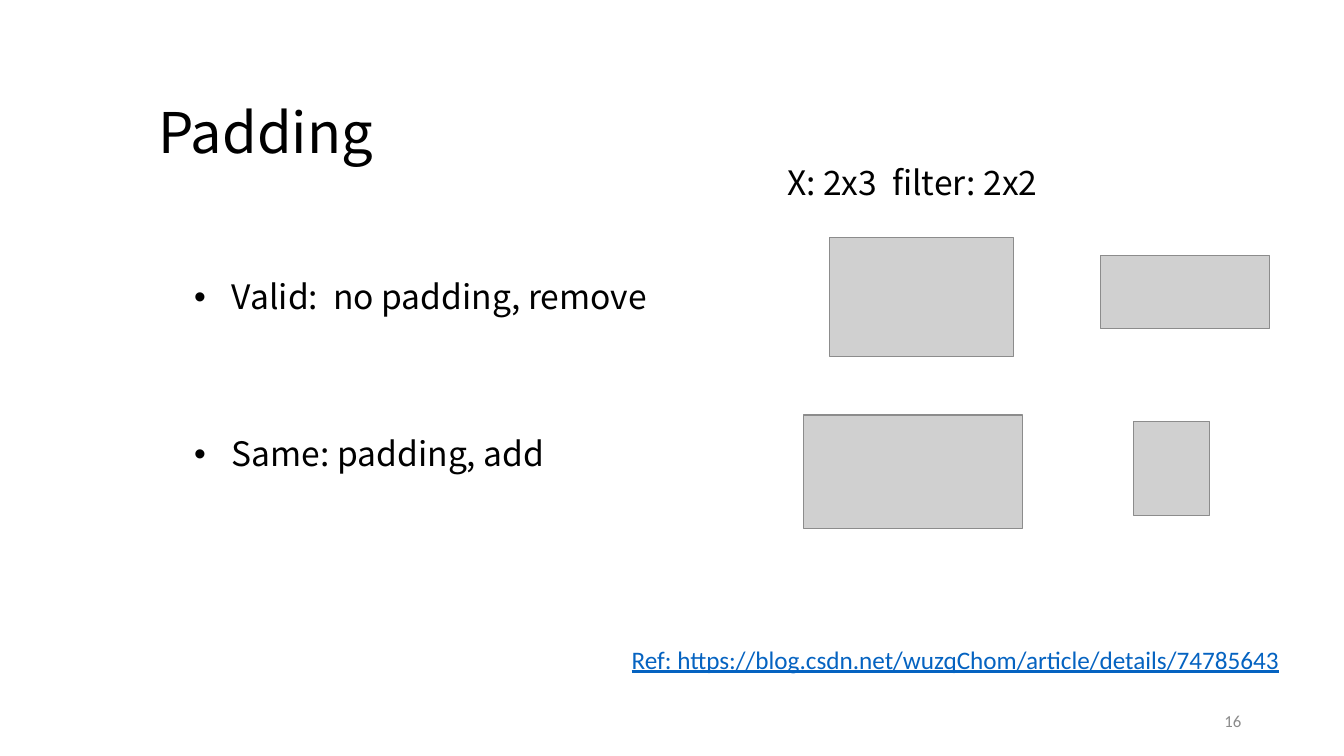
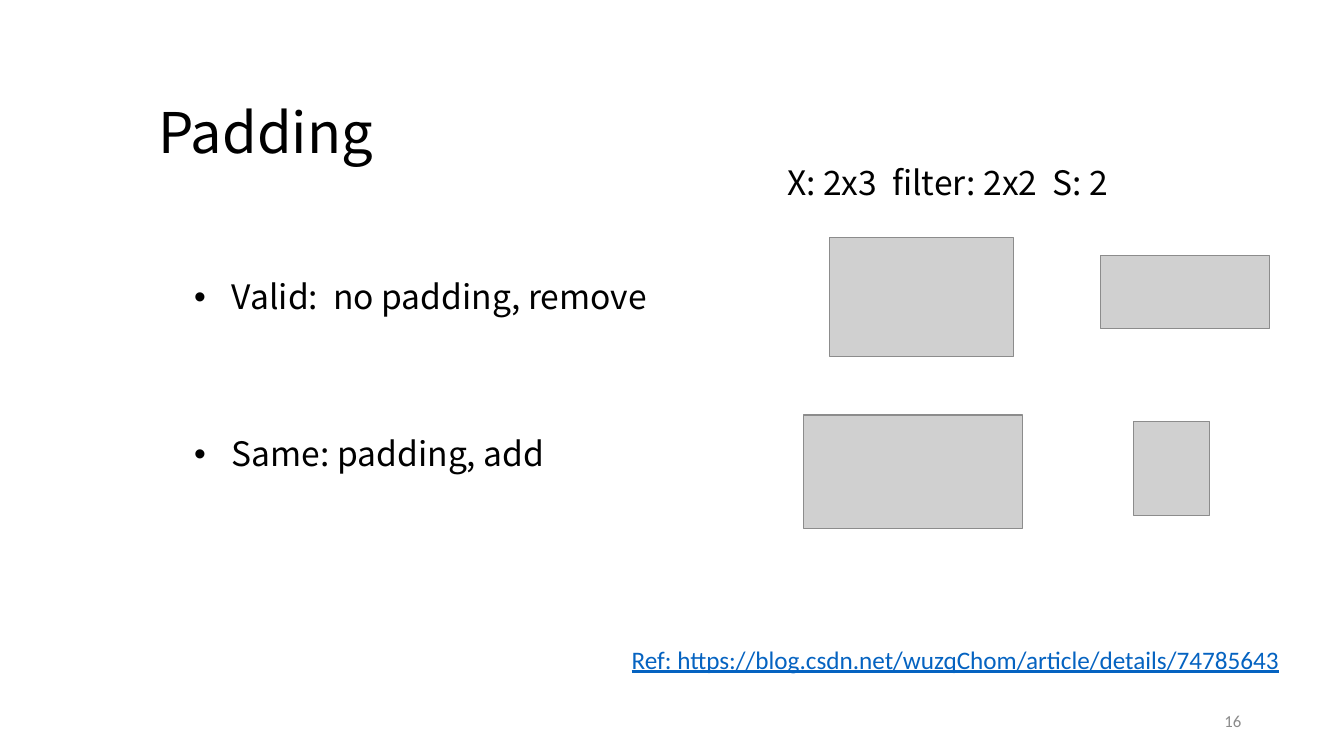
Before and after one commit to Tianyijian/nndl-exercise, a slide deck: slide 16 of chap5_CNN/doc/CNN.pptx. Drawn at 1344x756 pixels with LibreOffice and Linux fonts; fonts in the diff are those of the drawing; grey boxes stand for pictures. Boxes give left, top, right and bottom in pixels: in the first picture for what was removed or moved away, otherwise in the second. Text is boxed around its words. In the diff, an @@ line names an element or a change of style, - is before the commit and + after.

```diff
--- a/chap5_CNN/doc/CNN.pptx
+++ b/chap5_CNN/doc/CNN.pptx
@@ text at [787,168,1109,196]: text changed @@
-X: 2x3 filter: 2x2
+X: 2x3 filter: 2x2 S: 2
```
Also in this commit, not shown: 2 other slides changed, 1 slide added, 4 other files.
